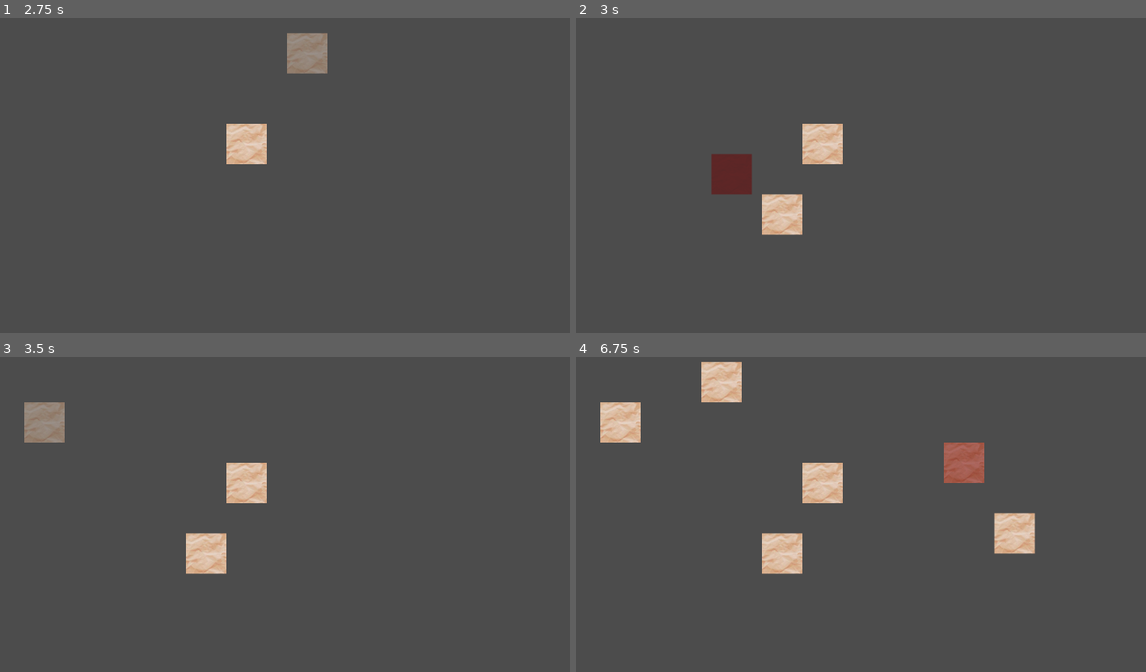
Above: before the commit, frames 1-4 (two rows, left to right).
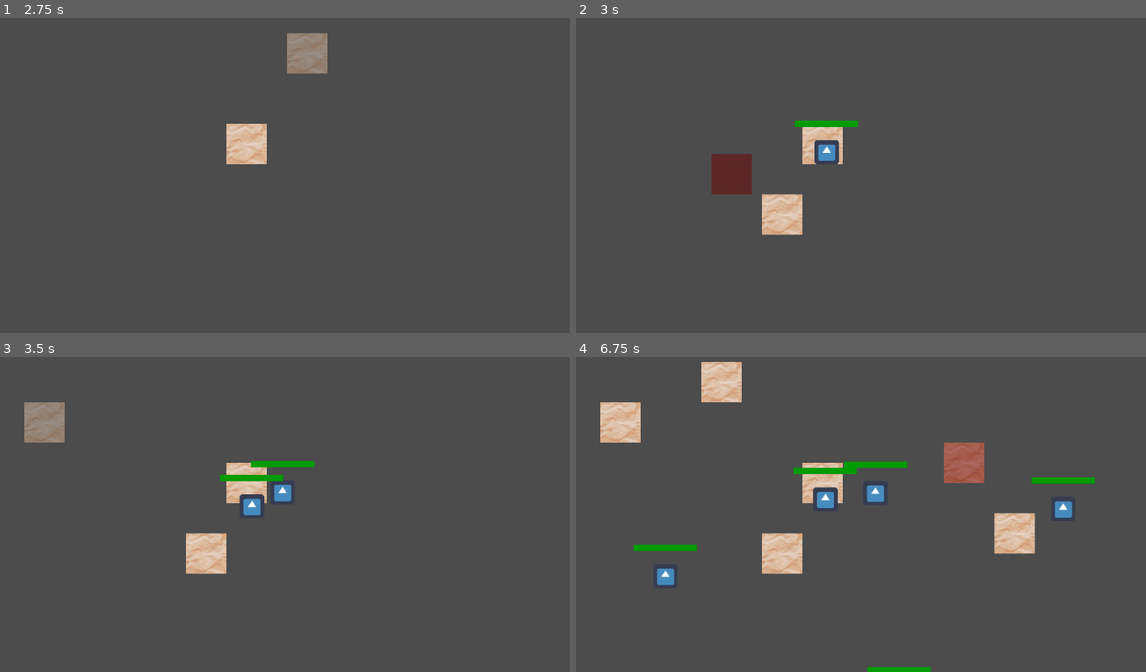
Above: after the commit, the same moments.

Repository: warriormaster12/SlimeNation
Game: Godot game, scene res://Game/Game.tscn
The game is run twice, just before and just after one commit, with the same random seed, the same clock (stepped at 60 frames per second) and the same inputs. This scene is started directly instead of the project's main scene. The engine's default icon, where the game draws it, is replaced by a stand-in: a white triangle on a blue panel in a dark square.
Inputs (mouse positions are in pixels of both pictures, inside the frame that each line leads up to):
- Up to frame 1 (2.75 s): tap Enter at 0.5 s; move the mouse to (387, 125) at 0.52 s; press the mouse at (387, 125) at 0.53 s; release the mouse at (387, 125) at 1.25 s; tap Middle mouse button (game_camera_zoom_reset) at 1.25, 2 s; drag from (119, 162) to (216, 219) at 1.27 s; move the mouse to (313, 62) at 2.02 s; tap Down (game_build_select_next_trap) at 2.1 s; click (313, 62) at 2.17 s
- Up to frame 2 (3 s): tap Middle mouse button (game_camera_zoom_reset) at 2.75 s; drag from (792, 219) to (627, 87) at 2.77 s
- Up to frame 3 (3.5 s): no input
- Up to frame 4 (6.75 s): move the mouse to (1014, 539) at 3.52 s; hold 1 (game_build_select_trap_1) 3.53-4.25 s; click (1014, 539) at 3.67 s; drag from (627, 426) to (781, 552) at 4.27 s; move the mouse to (855, 483) at 5.02 s; hold 3 (game_build_select_trap_3) 5.03-5.75 s; click (855, 483) at 5.17 s; drag from (724, 388) to (1014, 533) at 5.77 s; move the mouse to (963, 464) at 6.52 s; hold 5 (game_build_select_trap_5) from 6.53 s (still down); click (963, 464) at 6.67 s

Frame 1 is identical in both runs. In frame 2, 0.6% of the frame differs, in the area x 38-50%, y 32-47%; in frame 3, 0.9%; in frame 4, 1.9%, in the area x 10-92%, y 33-100%.

Commit message:
merged slimes to Game

Diff:
--- a/SlimeNation/Game/Game.tscn
+++ b/SlimeNation/Game/Game.tscn
@@ -1,9 +1,60 @@
-[gd_scene load_steps=2 format=2]
+[gd_scene load_steps=8 format=2]
 
 [ext_resource path="res://PhaseBuild/Root/Root.tscn" type="PackedScene" id=1]
+[ext_resource path="res://Ai/Objects/PathHandler.tscn" type="PackedScene" id=2]
+[ext_resource path="res://Ai/Objects/DefaultSlime.tscn" type="PackedScene" id=3]
+[ext_resource path="res://Ai/Objects/SpawnPoint.tscn" type="PackedScene" id=4]
+
+[sub_resource type="Curve2D" id=1]
+_data = {
+"points": PoolVector2Array( 0, 0, 0, 0, 5.1833, 12.8365, 0, 0, 0, 0, 200.408, 20.9815, 0, 0, 0, 0, 462.9, 50.5285, 0, 0, 0, 0, 710.964, 437.778, 0, 0, 0, 0, 410.144, 758.802 )
+}
+
+[sub_resource type="Curve2D" id=2]
+_data = {
+"points": PoolVector2Array( 0, 0, 0, 0, -13.0856, 14.0964, 0, 0, 0, 0, -222.924, 118.999, 0, 0, 0, 0, -389.049, 304.205, 0, 0, 0, 0, -392.416, 477.064, 0, 0, 0, 0, -290.272, 598.29, 0, 0, 0, 0, -145.475, 672.372, 0, 0, 0, 0, 90.2423, 786.864 )
+}
+
+[sub_resource type="Curve2D" id=3]
+_data = {
+"points": PoolVector2Array( 0, 0, 0, 0, 4.40271, 26.2234, 0, 0, 0, 0, 283.384, 779.073 )
+}
 
 [node name="Game" type="Node2D"]
 
 [node name="BuildRoot" parent="." instance=ExtResource( 1 )]
 
+[node name="SpawnPoint" parent="BuildRoot" instance=ExtResource( 4 )]
+object_to_spawn = ExtResource( 3 )
+path = NodePath("../Path")
+random_time_range = {
+"max": 3.0,
+"min": 1.0
+}
+
+[node name="SpawnPoint2" parent="BuildRoot" instance=ExtResource( 4 )]
+object_to_spawn = ExtResource( 3 )
+path = NodePath("../Path2")
+random_time_range = {
+"max": 5.0,
+"min": 3.0
+}
+
+[node name="SpawnPoint3" parent="BuildRoot" instance=ExtResource( 4 )]
+object_to_spawn = ExtResource( 3 )
+path = NodePath("../Path3")
+random_time_range = {
+"max": 4.0,
+"min": 2.0
+}
+
+[node name="Path" parent="BuildRoot" instance=ExtResource( 2 )]
+curve = SubResource( 1 )
+
+[node name="Path2" parent="BuildRoot" instance=ExtResource( 2 )]
+curve = SubResource( 2 )
+
+[node name="Path3" parent="BuildRoot" instance=ExtResource( 2 )]
+curve = SubResource( 3 )
+
 [editable path="BuildRoot"]
